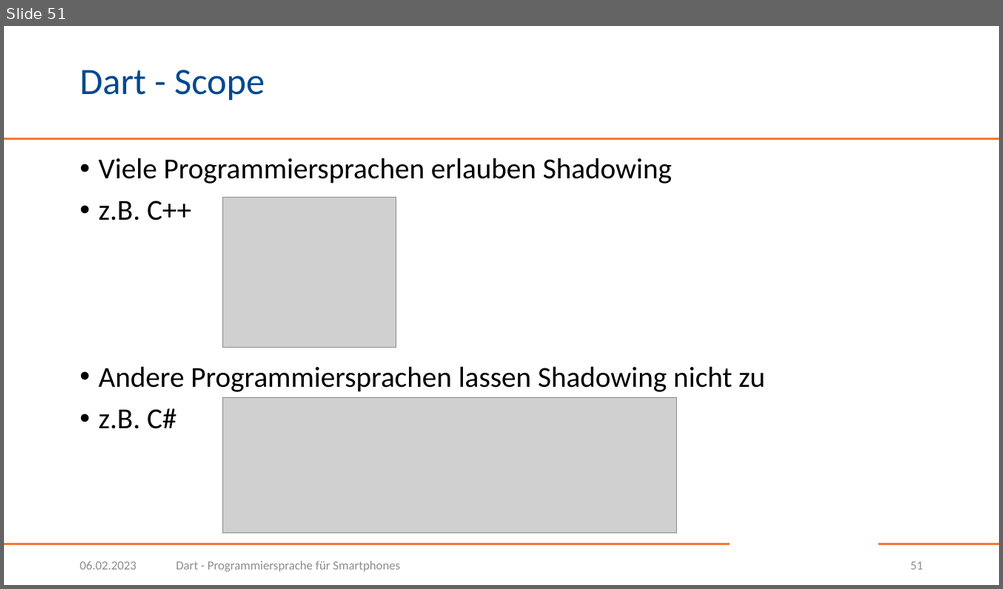
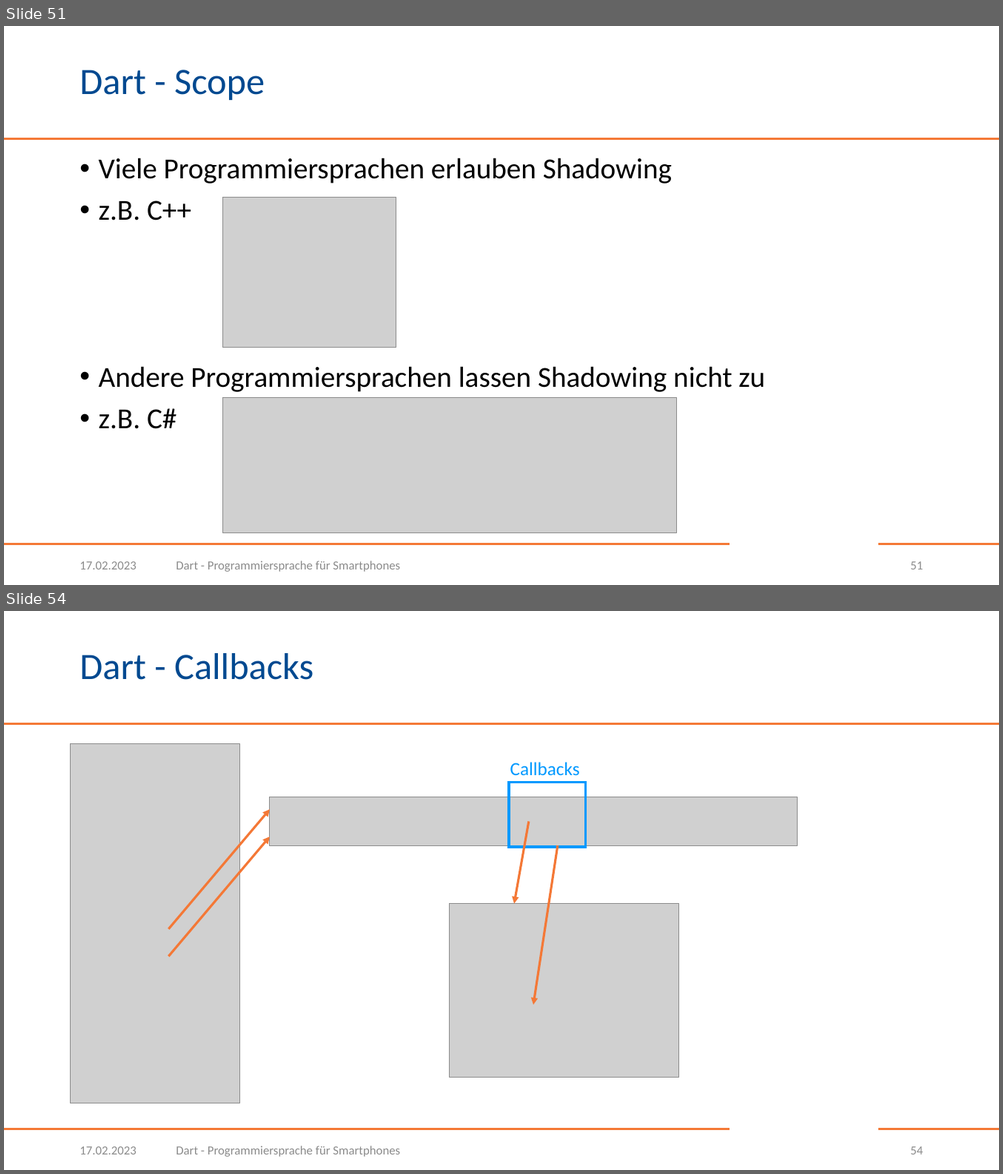
Before and after one commit to BogyMitutoyoCTL/DecisionMakingApp, a slide deck: presentations/Dart.pptx. Shown one above the other, each under a label of ours: slide 51 before the commit, slides 51 and 54 after it; the slides between them are not shown. The pictures are 1003x589 and 1003x1174 pixels, drawn with LibreOffice and Linux fonts; fonts in the diff are those of the drawing; grey boxes stand for pictures; background and template pictures are left out. Boxes give left, top, right and bottom in pixels: in the first picture for what was removed or moved away, otherwise in the second. Text is boxed around its words. In the diff, an @@ line names an element or a change of style, - is before the commit and + after.

Commit message:
Add callbacks

```diff
--- a/presentations/Dart.pptx
+++ b/presentations/Dart.pptx
@@ slide 54 added at (4,611,999,1170), background #FFFFFF; not listed: 3 template elements that a slide beside it also shows @@
@@ title added at (79,653,313,680), 36 pt, text #004990 @@
+Dart - Callbacks
@@ picture added at (71,743,240,1103) @@
@@ text added at (510,762,580,776), 18 pt, text #0099FF @@
+Callbacks
@@ rectangle added at (509,783,586,848), outline #0099FF 2.25 pt @@
@@ arrow added from (169, 930) to (270, 809), #F47836 2.25 pt @@
@@ picture added at (270,797,797,846) @@
@@ arrow added from (529, 821) to (515, 904), #F47836 2.25 pt @@
@@ arrow added from (169, 957) to (270, 837), #F47836 2.25 pt @@
@@ arrow added from (558, 846) to (533, 1005), #F47836 2.25 pt @@
@@ picture added at (449,904,678,1078) @@
@@ text added at (79,1147,136,1155), 12 pt, text #8C8C8C @@
+17.02.2023
@@ text added at (176,1146,400,1157), 12 pt, text #8C8C8C @@
+Dart - Programmiersprache für Smartphones
@@ page number added at (910,1147,922,1155), 12 pt, text #8C8C8C @@
+54
@@ slide 51 changed as well @@
@@ text at (79,562,136,570): text changed @@
-06.02.2023
+17.02.2023
```
Also in this commit, not shown: 50 other slides changed, 6 other slides added.
